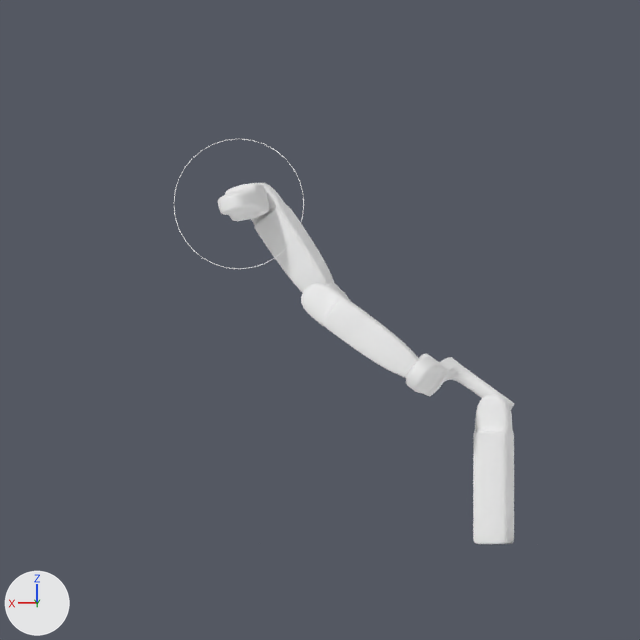
An edit to the Blender file Powerpoint/Blender/HighDOFArmNoText3.blend, drawn before and after from the same camera.
Both versions are drawn from the file's camera 'Camera'. Every picture has the same lights, and +X, +Y and +Z are marked at lower left. Both versions are drawn at frame 38 of the action 'Empty.002Action'; the numbers are the values there.
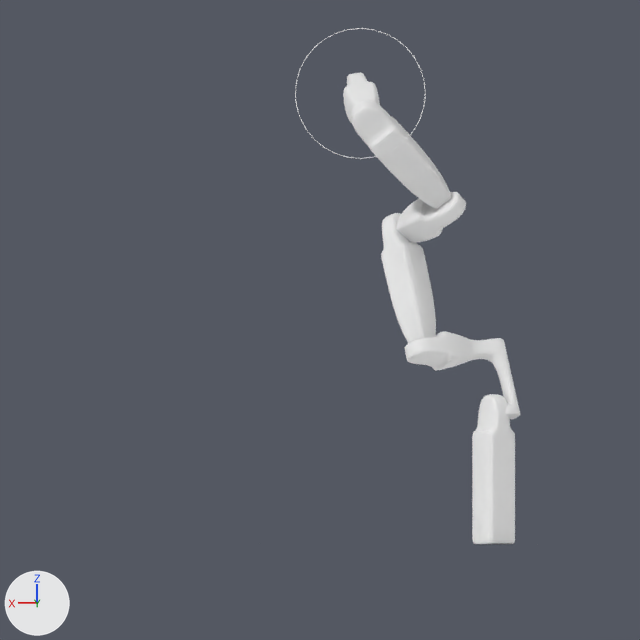
Not drawn themselves, but carrying or shaping drawn objects: ob_link0, ob_link1, ob_link2, ob_link3, ob_link4, ob_link5.

The change in detail:
Object 'Link0' (ob_link0) turns from (0, 0, -17) to (0, 0, -56) degrees about x, y and z.
Object 'Link1' (ob_link1) turns from (0, -35, 0) to (0, -68, 0) degrees about x, y and z.
Object 'Link2' (ob_link2) turns from (6.9, 0, 0) to (-70, 0, 0) degrees about x, y and z.
Object 'Link3' (ob_link3) turns from (0, -19, 0) to (0, -53, 0) degrees about x, y and z.
Object 'Link4' (ob_link4) turns from (-13, 0, 0) to (-65, 0, 0) degrees about x, y and z.
Object 'Link5' (ob_link5) turns from (0, -22, 0) to (0, -58, 0) degrees about x, y and z.
Object 'Circle' (ob_circle) moves from (1.952, 0.882, 2.607) to (1.021, 0.882, 3.453).

What differs and where, as boxes (x1, y1, x2, y2) in the pictures (640 x 640 px):
'Cube.002', turned
    before: (301, 283, 420, 378)
    after: (381, 213, 436, 343)
'Cube.004', turned
    before: (251, 183, 335, 293)
    after: (350, 101, 452, 209)
'Cube', turned
    before: (473, 394, 514, 544)
    after: (472, 394, 515, 544)
'Cube.001', turned
    before: (406, 354, 514, 409)
    after: (405, 331, 520, 419)
'Cube.005', turned
    before: (218, 183, 270, 221)
    after: (343, 72, 380, 123)
'Cube.003', turned
    before: (319, 283, 350, 326)
    after: (396, 192, 466, 242)
'Circle', moved
    before: (174, 139, 304, 269)
    after: (295, 28, 426, 159)
